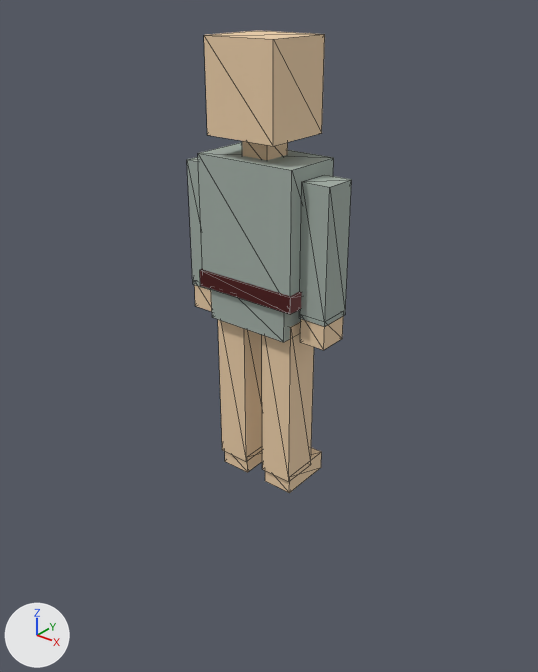
The glTF model characters/daedalus.glb as it was, and as the next commit left it.
One viewpoint serves both versions: a 50 mm camera at (2.06, -2.55, 2.4) aimed at (-0.06, 0.1, 0.76). Every picture has the same lights, and +X, +Y and +Z are marked at lower left. The older version comes first. Mesh edges are drawn as thin lines. Where no turn or scale is listed for an object, it has been applied to the vertices. Vertices at exactly the same position are counted once.

In view in the first picture: 'arm_L_hand', 'arm_L_upper', 'arm_R_hand', 'arm_R_upper', 'head', 'hips', 'leg_L_shin', 'leg_R_foot', 'leg_R_shin', 'outfit_toolbelt_0', 'torso' and 2 more.
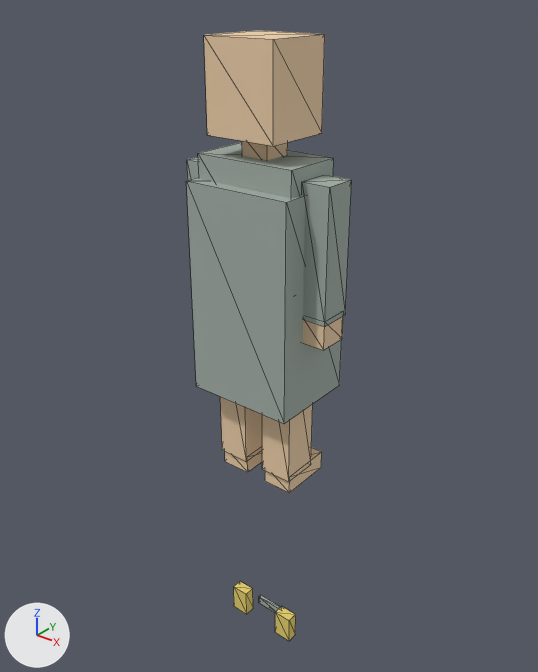
Patch to the scene script:
```diff
--- a/characters/daedalus.glb.py
+++ b/characters/daedalus.glb.py
@@ mat_daedalus_secondary @@
+mat_daedalus_secondary = principled_material('daedalus_secondary')
+mat_daedalus_secondary.base_color = (0.788, 0.635, 0.153)  # yellow #e6d16d
+mat_daedalus_secondary.roughness = 0.85
@@ me_cube_010 @@
 me_cube_010.from_pydata(...)  # 8 vertices, 12 faces; spans x -1.0..1.0, y -1.0..1.0, z -1.0..1.0
-me_cube_010.materials.append(mat_daedalus_skin)  # beige #eecfaa
+me_cube_010.materials.append(mat_daedalus_primary)  # grey #a4afa7
@@ me_cube_012 @@
 me_cube_012.from_pydata(...)  # 8 vertices, 12 faces; spans x -1.0..1.0, y -1.0..1.0, z -1.0..1.0
-me_cube_012.materials.append(mat_daedalus_skin)  # beige #eecfaa
+me_cube_012.materials.append(mat_daedalus_primary)  # grey #a4afa7
@@ me_cube_011 @@
 me_cube_011.from_pydata(...)  # 8 vertices, 12 faces; spans x -1.0..1.0, y -1.0..1.0, z -1.0..1.0
-me_cube_011.materials.append(mat_daedalus_primary)  # grey #a4afa7
+me_cube_011.materials.append(mat_daedalus_skin)  # beige #eecfaa
@@ me_cube_018 @@
 # used by ob_outfit_toolbelt_0; parent = ob_daedalus; location = (0.0, 0.0, 1.1); scale = (0.27, 0.16, 0.04)
-me_cube_018.from_pydata(...)  # 8 vertices, 12 faces; spans x -1.0..1.0, y -1.0..1.0, z -1.0..1.0
-me_cube_018.materials.append(mat_daedalus_accent)  # pink #c37676
+me_cube_018.from_pydata(...)  # 8 vertices, 12 faces; spans x -0.28..0.28, y -0.23..0.23, z -0.52..0.52
+# me_cube_018 part 1: the whole mesh is scaled about its middle by (0.28, 0.23, 0.525)
+me_cube_018.materials.append(mat_daedalus_primary)  # grey #a4afa7
@@ me_cube_027 @@
+me_cube_027.from_pydata(...)  # a box spanning x -0.09..0.09, y -0.01..0.01, z -0.025..0.025
+me_cube_027.materials.append(mat_daedalus_primary)  # grey #a4afa7
@@ me_cube_026 @@
+me_cube_026.from_pydata(...)  # a box spanning x -0.05..0.05, y -0.03..0.03, z -0.08..0.08
+me_cube_026.materials.append(mat_daedalus_secondary)  # yellow #e6d16d
@@ ob_arm_l_hand @@
-ob_arm_l_hand = bpy.data.objects.new('arm_L_hand', me_cube_010)
+ob_arm_l_hand = bpy.data.objects.new('arm_L_hand', me_cube_011)
 ob_arm_l_hand.parent = ob_arm_l
@@ ob_arm_l_upper @@
-ob_arm_l_upper = bpy.data.objects.new('arm_L_upper', me_cube_009)
+ob_arm_l_upper = bpy.data.objects.new('arm_L_upper', me_cube_010)
 ob_arm_l_upper.parent = ob_arm_l
@@ ob_arm_r_upper @@
-ob_arm_r_upper = bpy.data.objects.new('arm_R_upper', me_cube_011)
+ob_arm_r_upper = bpy.data.objects.new('arm_R_upper', me_cube_012)
 ob_arm_r_upper.parent = ob_arm_r
@@ ob_outfit_toolbelt_0 @@
-ob_outfit_toolbelt_0 = bpy.data.objects.new('outfit_toolbelt_0', me_cube_018)
+ob_outfit_toolbelt_0 = bpy.data.objects.new('outfit_toolbelt_0', me_cube_022)
 ob_outfit_toolbelt_0.parent = ob_daedalus
@@ ob_outfit_tunic_0 @@
+ob_outfit_tunic_0 = bpy.data.objects.new('outfit_tunic_0', me_cube_018)
+ob_outfit_tunic_0.location = (0.0, 0.02, 1.05)
@@ ob_outfit_sandals_2 @@
+ob_outfit_sandals_2 = bpy.data.objects.new('outfit_sandals_2', me_cube_027)
+ob_outfit_sandals_2.location = (0.0, 0.05, -1.0)
@@ ob_outfit_sandals_1 @@
+ob_outfit_sandals_1 = bpy.data.objects.new('outfit_sandals_1', me_cube_026)
+ob_outfit_sandals_1.location = (0.16, -0.02, -0.98)
@@ ob_outfit_sandals_0 @@
+ob_outfit_sandals_0 = bpy.data.objects.new('outfit_sandals_0', me_cube_026.copy())
+ob_outfit_sandals_0.location = (-0.16, -0.02, -0.98)
```

What differs and where, as boxes [x1, y1, x2, y2] in the pictures (538 x 672 px; the box of a moved part takes in the faces that stretch with it):
'outfit_tunic_0', added
    after: [186, 177, 342, 423]
'arm_R_upper', reshaped
    before: [299, 174, 352, 326]
    after: [302, 174, 352, 326]
'outfit_toolbelt_0', recoloured, reshaped (not visible afterwards)
    before: [200, 269, 302, 314]
'arm_L_upper', reshaped (mostly hidden afterwards)
    before: [187, 157, 211, 290]
    after: [187, 157, 199, 180]
'outfit_sandals_1', added (yellow)
    after: [275, 607, 296, 641]
'outfit_sandals_0', added (yellow)
    after: [234, 581, 253, 614]
'arm_L_hand', recoloured, reshaped (not visible afterwards)
    before: [194, 285, 212, 312]
'outfit_sandals_2', added
    after: [259, 595, 281, 613]
part 1 of me_cube_018, moved or reshaped
    before: [200, 269, 302, 314]
    after: [186, 177, 342, 423]
'torso', unchanged, covered by the edit
    before: [198, 142, 334, 296]
    after: [198, 142, 334, 198]
'leg_L_shin', unchanged, covered by the edit
    before: [218, 320, 262, 461]
    after: [220, 397, 262, 461]
'hips', unchanged, covered by the edit
    before: [211, 289, 301, 342]
